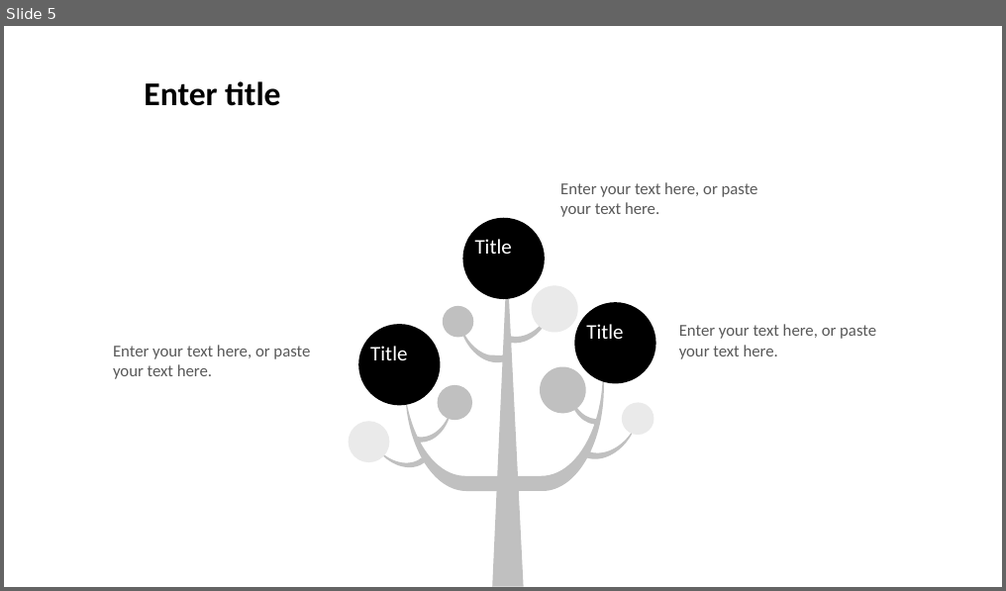
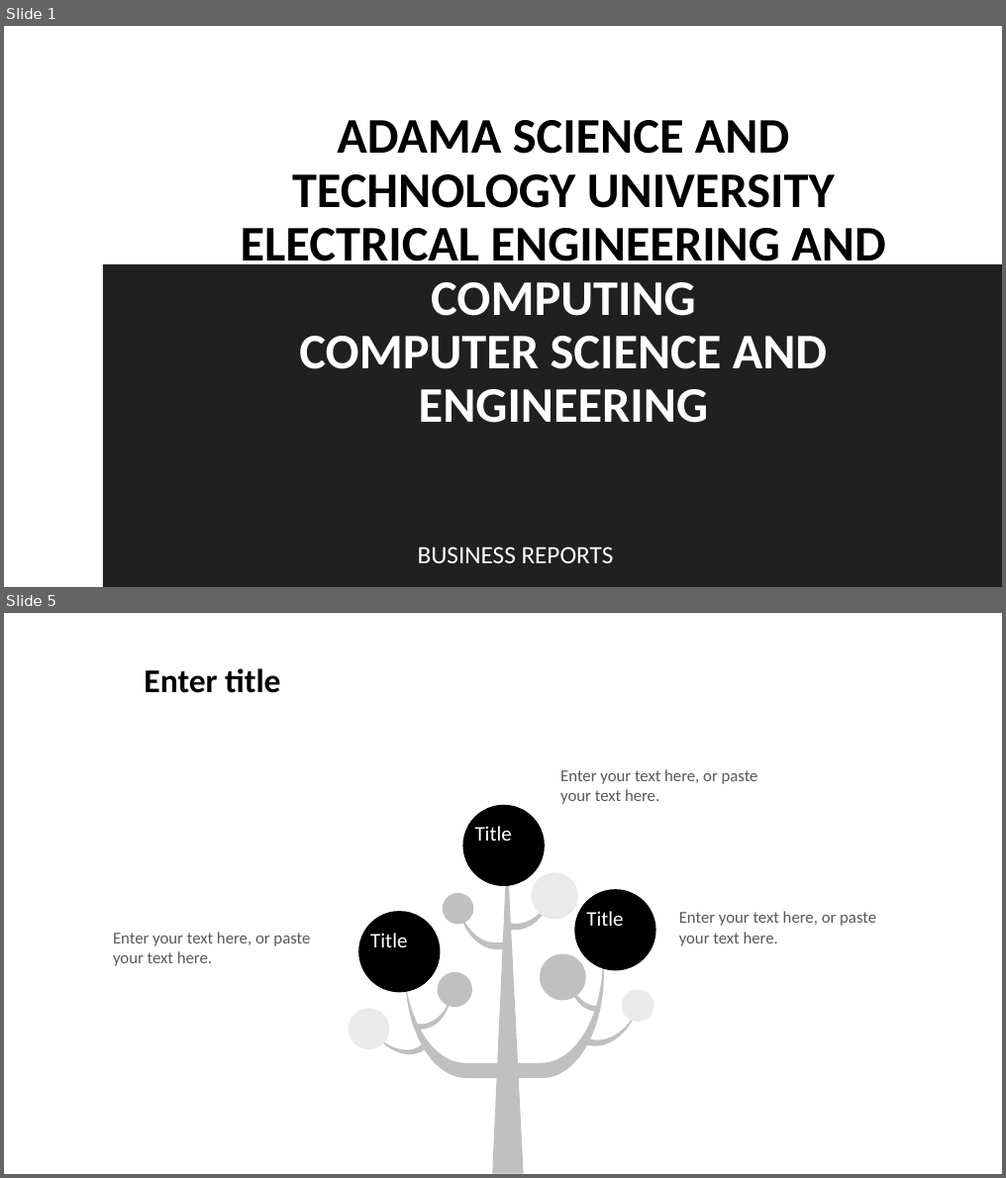
Before and after one commit to thisiskiru/desktop-tutorial, a slide deck: Minimalist Business Report.pptx. Shown one above the other, each under a label of ours: slide 5 before the commit, slides 1 and 5 after it; the slides between them are not shown. The pictures are 1006x591 and 1006x1178 pixels, drawn with LibreOffice and Linux fonts; fonts in the diff are those of the drawing; background and template pictures are left out. Boxes give left, top, right and bottom in pixels: in the first picture for what was removed or moved away, otherwise in the second. Text is boxed around its words. In the diff, an @@ line names an element or a change of style, - is before the commit and + after.

```diff
--- a/Minimalist Business Report.pptx
+++ b/Minimalist Business Report.pptx
@@ slide 1 added at (4,26,1002,587), background #FFFFFF @@
@@ title added at (241,120,885,423), 48 pt, text #000000, bold @@
+ADAMA SCIENCE AND TECHNOLOGY UNIVERSITY
+ELECTRICAL ENGINEERING AND COMPUTING
+COMPUTER SCIENCE AND ENGINEERING
@@ rectangle added at (103,265,1002,587), fill #202020 @@
@@ subtitle added at (418,547,614,564), 24 pt, text #FFFFFF @@
+BUSINESS REPORTS
```
Also in this commit, not shown: 8 slides changed, 1 slide removed.
